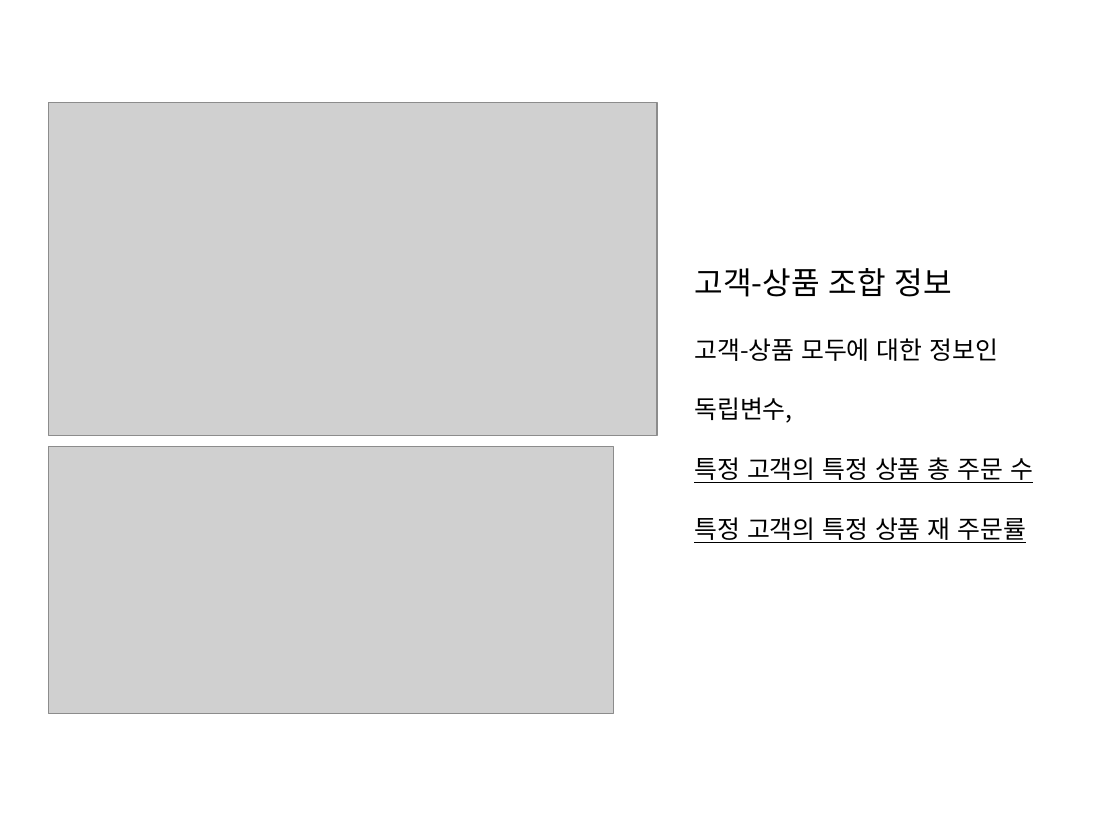
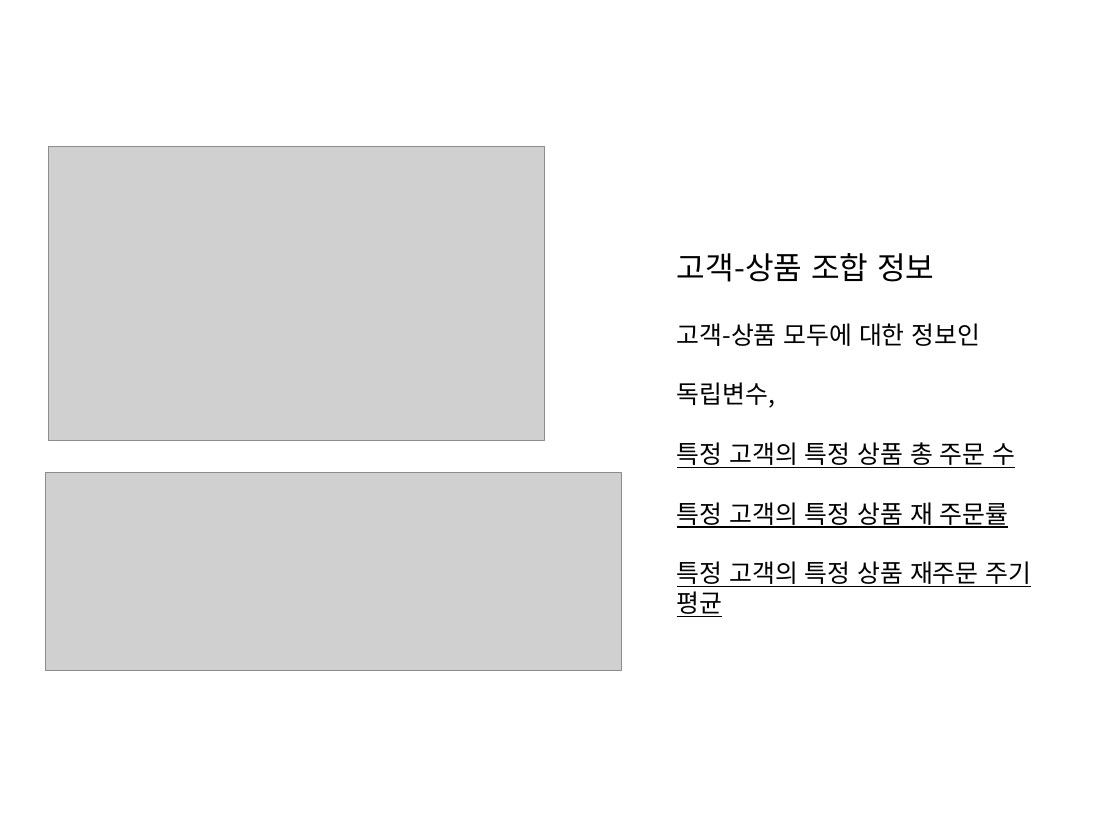
Before and after one commit to WasVelinn/1stPerSonalProjecT, a slide deck: slide 20 of 프레젠테이션1.pptx. Drawn at 1120x840 pixels with LibreOffice and Linux fonts; fonts in the diff are those of the drawing; grey boxes stand for pictures. Boxes give left, top, right and bottom in pixels: in the first picture for what was removed or moved away, otherwise in the second. Text is boxed around its words. In the diff, an @@ line names an element or a change of style, - is before the commit and + after.

```diff
--- a/프레젠테이션1.pptx
+++ b/프레젠테이션1.pptx
@@ picture: place and size @@
-picture at (48, 103, 656, 436)
+picture at (48, 147, 544, 441)
@@ text "고객-상품 조합 정보": place and size @@
-text "고객-상품 조합 정보" at (694, 268, 1033, 543)
+text "고객-상품 조합 정보" at (677, 253, 1032, 587)
@@ picture: place and size @@
-picture at (48, 447, 613, 715)
+picture at (46, 473, 623, 671)
@@ text at (677, 561, 1032, 587): paragraph added @@
+특정 고객의 특정 상품 재주문 주기 평균
```
Also in this commit, not shown: 10 other slides changed, 4 slides added, 3 slides removed, 8 other files.
